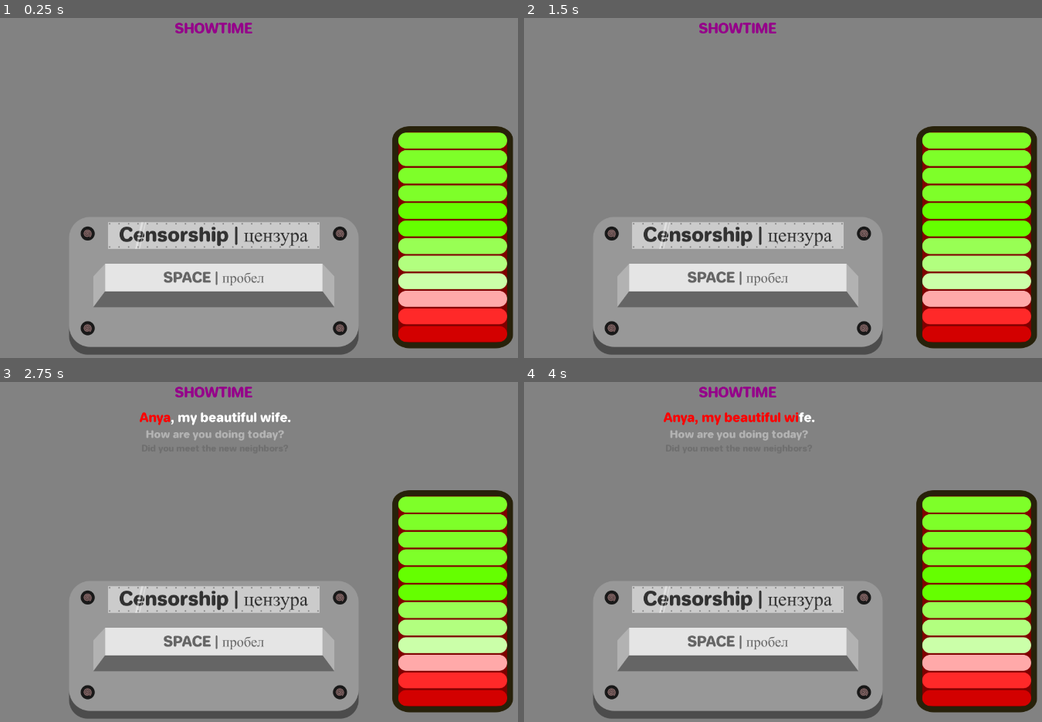
Above: before the commit, frames 1-4 (two rows, left to right).
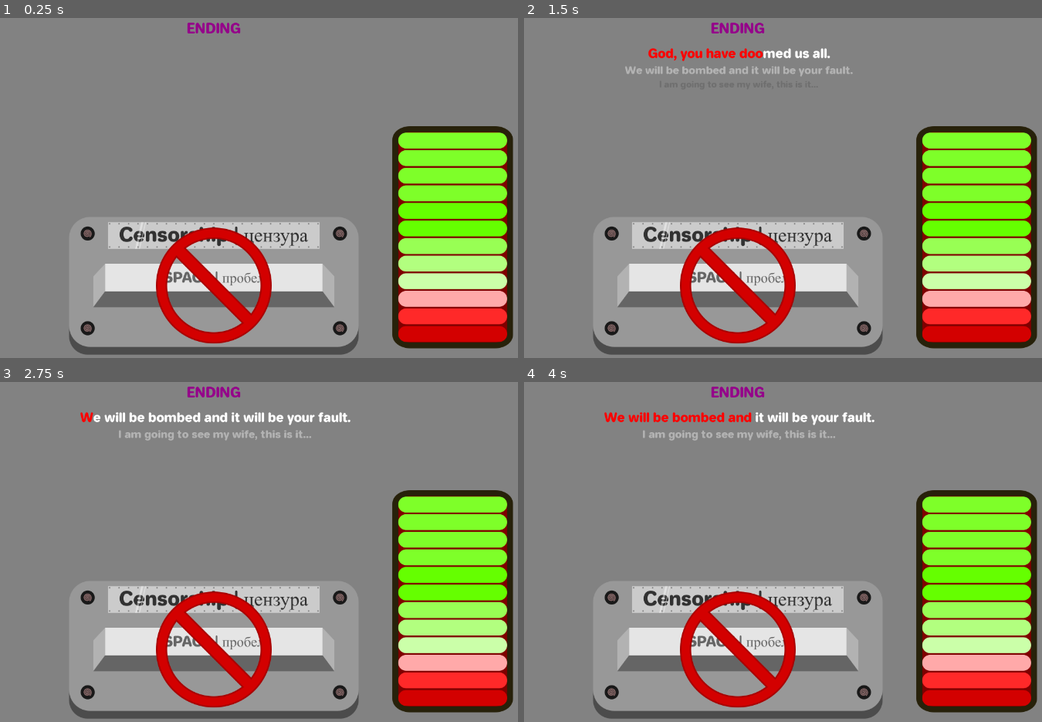
Above: after the commit, the same moments.

Repository: panorb/ludum-dare-49
Game: Godot game, scene res://Game/Game.tscn
Two runs of this game, one before a commit and one after it. Both use one fixed random seed, a clock stepped at 60 frames per second and the inputs below. Sound files missing from this copy of the repository are replaced by a short silence.
Inputs (mouse positions are in pixels of both pictures, inside the frame that each line leads up to):
- Up to frame 1 (0.25 s): no input
- Up to frame 2 (1.5 s): click (736, 286) at 0.52 s; click (736, 286) at 1.27 s
- Up to frame 3 (2.75 s): click (212, 650) at 2.02 s
- Up to frame 4 (4 s): no input

The runs differ from the first frame. In frame 1, 3.2% of the frame differs, in the area x 30-53%, y 1-96%; in frame 2, 4.2%; in frame 3, 4.5%; in frame 4, 4.5%, in the area x 15-68%, y 1-96%.

Commit message:
Final changes before deadline

Diff:
--- a/godot/Game/game.gd
+++ b/godot/Game/game.gd
@@ -18,7 +18,7 @@
 func _ready():
 	playback.load_character("russian-officer")
 	censor_button.enabled = false
-	_start_chapter("example")
+	_start_chapter("ending-bad")
 
 	playback.connect("chapter_ended", self, "_on_chapter_playback_ended")
 	evaluation.connect("evaluation_finished", self, "_on_chapter_evaluation_finished")
--- a/godot/Playback/interactive-playback.gd
+++ b/godot/Playback/interactive-playback.gd
@@ -52,6 +52,9 @@
 	if self.subtitles["timing"][index]["status"] == "finished":
 		cursor_position = self.subtitles["timing"][index]["text"].length()
 
+	if not "censored_intervals" in self.subtitles["timing"][index]:
+		return
+
 	self.subtitles["timing"][index]["censored_intervals"][-1]["end_position"] \
 		= cursor_position
 	self.subtitles_container.update_censored_intervals(index, self.subtitles["timing"][index]["censored_intervals"])
--- a/godot/Recordings/american-spy.json
+++ b/godot/Recordings/american-spy.json
@@ -60,7 +60,7 @@
       "penalty": 3
     },
     "europe-threatless": {
-      "barrier": 775,
+      "barrier": 560,
       "message": "Leaked that there is no immediate threat to Europe",
       "penalty": 2
     }
--- a/godot/Recordings/russian-officer.json
+++ b/godot/Recordings/russian-officer.json
@@ -41,7 +41,7 @@
       "end": 154.9
     },
     "ending-bad": {
-      "start": 134.46,
+      "start": 133.9,
       "end": 142.0
     },
     "ending-wtf": {
